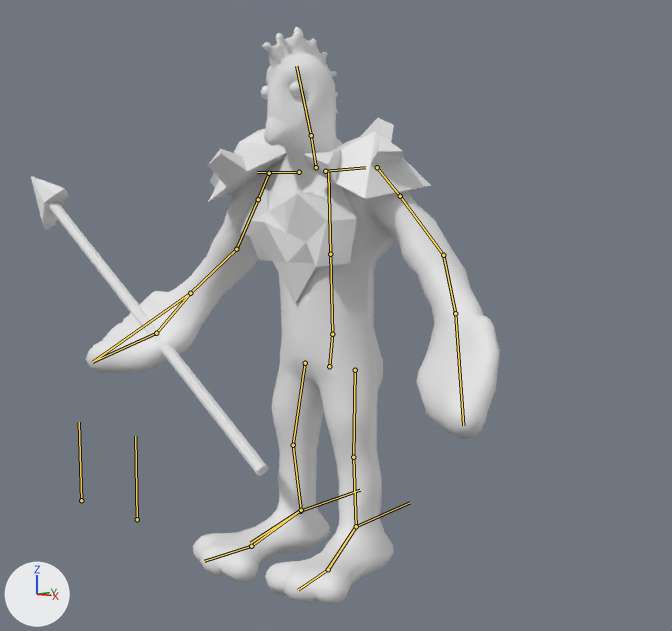
An edit to the Blender file Assets/Models/Enemies/Iceman.blend, drawn before and after from the same camera.
Camera for both pictures: a camera (50 mm lens) standing at (9.4, -10.22, 5.23) and looking at (-2.33, 3.09, 3.46). Arrows for +X, +Y and +Z are at lower left; the lights stay in place. The bones that bend it are drawn over the model as lines.

Objects in the first picture: 'ChestPiece', 'Iceman', 'ShoulderPiece.L', 'ShoulderPiece.R', 'Spear'.
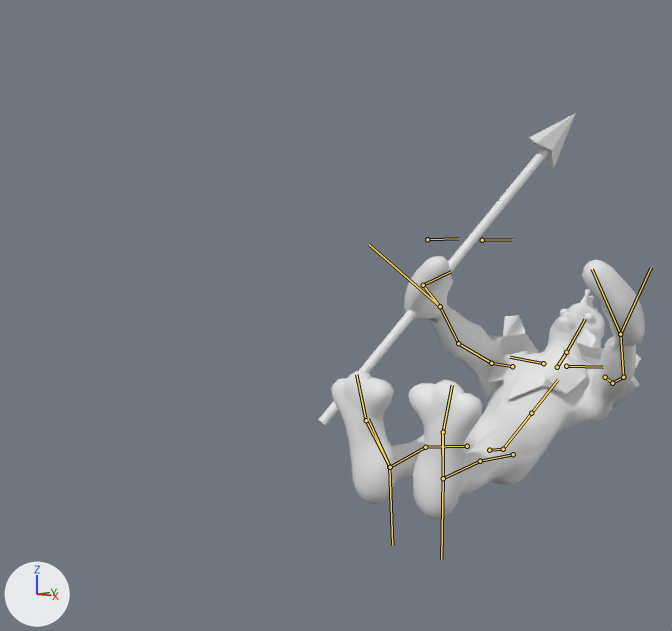
Commit message: Iceman stuff

The newer file adds an action. The first version stands in its rest pose; the second is drawn at frame 15 of the action 'ICEMAN_DEATH'.

The edits, one by one:
Bone 'Hip' (bone_hip) moves from (0.0, 0.0, 0.0) to (-0.01, -1.5, -4.87).
Bone 'Hip' (bone_hip) turns from (0, 0, 0) to (-90, 0, 0) degrees about its own x, y and z.
Bone 'Spine' (bone_spine) turns from (0, 0, 0) to (-25, 0, 0) degrees about its own x, y and z.
Bone 'Neck' (bone_neck) turns from (0, 0, 0) to (-1, 6, -2) degrees about its own x, y and z.
Bone 'Hand.L' (bone_hand_l) moves from (0.0, 0.0, 0.0) to (-0.07, -0.35, -0.68).
Bone 'Hand.L' (bone_hand_l) turns from (0, 0, 0) to (-97, 62, -103) degrees about its own x, y and z.
Bone 'Hand.R' (bone_hand_r) turns from (0, 0, 0) to (-56, -75, 61) degrees about its own x, y and z.
Bone 'Hand.R.001' (bone_hand_r_001) turns from (0, 0, 0) to (27, 14, 9) degrees about its own x, y and z.
Bone 'ArmIK.L' (bone_armik_l) moves from (0.0, 0.0, 0.0) to (-1.79, -3.61, -4.49).
Bone 'ArmIK.L' (bone_armik_l) turns from (0, 0, 0) to (90, -28, -32) degrees about its own x, y and z.
Bone 'ArmIK.R' (bone_armik_r) moves from (0.0, 0.0, 0.0) to (0.93, -3.92, -4.25).
Bone 'ArmIK.R' (bone_armik_r) turns from (0, 0, 0) to (90, 33, 28) degrees about its own x, y and z.
Bone 'KneeCtrl.R' (bone_kneectrl_r) moves from (0.0, 0.0, 0.0) to (0.0, 3.17, -7.37).
Bone 'KneeCtrl.R' (bone_kneectrl_r) turns from (0, 0, 0) to (-90, 0, 0) degrees about its own x, y and z.
Bone 'KneeCtrl.L' (bone_kneectrl_l) moves from (0.0, 0.0, 0.0) to (0.0, 3.17, -7.37).
Bone 'KneeCtrl.L' (bone_kneectrl_l) turns from (0, 0, 0) to (-90, 0, 0) degrees about its own x, y and z.

Where the change shows, as pixel boxes (x1, y1, x2, y2) in the pictures (672 x 631 px):
'Iceman', posed (24% narrower, 54% shorter)
    before: (86, 27, 500, 604)
    after: (331, 256, 645, 519)
'ChestPiece', posed (14% narrower, 53% shorter)
    before: (240, 184, 357, 303)
    after: (487, 344, 587, 399)
'Spear', posed (8% wider)
    before: (31, 176, 269, 475)
    after: (318, 113, 576, 426)
'ShoulderPiece.L', posed (49% narrower)
    before: (303, 118, 431, 199)
    after: (576, 328, 641, 409)
'ShoulderPiece.R', posed
    before: (208, 129, 287, 202)
    after: (488, 315, 538, 355)
bone 'Hip', root to tip
    before: (329, 366) to (332, 334)
    after: (489, 450) to (503, 449)
bone 'Spine', root to tip
    before: (332, 334) to (330, 254)
    after: (503, 449) to (531, 413)
bone 'Neck', root to tip
    before: (316, 167) to (311, 135)
    after: (557, 367) to (566, 352)
bone 'Hand.L', root to tip
    before: (455, 313) to (463, 425)
    after: (620, 334) to (592, 269)
bone 'Hand.R', root to tip
    before: (190, 293) to (156, 333)
    after: (440, 306) to (423, 285)
bone 'Hand.R.001', root to tip
    before: (156, 333) to (92, 362)
    after: (423, 285) to (451, 271)
bone 'ArmIK.L', root to tip
    before: (455, 313) to (463, 425)
    after: (620, 334) to (651, 267)
bone 'ArmIK.R', root to tip
    before: (190, 293) to (92, 362)
    after: (440, 306) to (369, 244)
bone 'KneeCtrl.R', root to tip
    before: (81, 500) to (79, 422)
    after: (427, 239) to (459, 238)
bone 'KneeCtrl.L', root to tip
    before: (137, 519) to (135, 436)
    after: (482, 240) to (512, 239)
